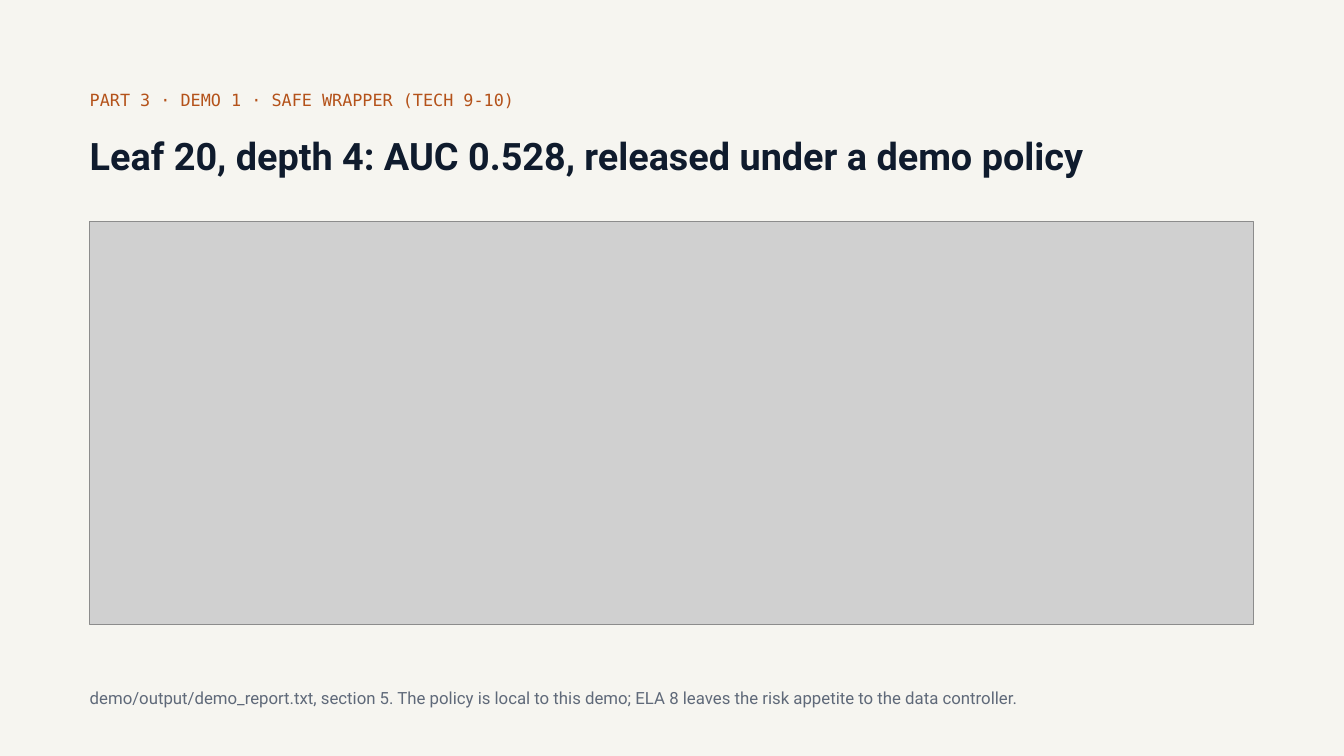
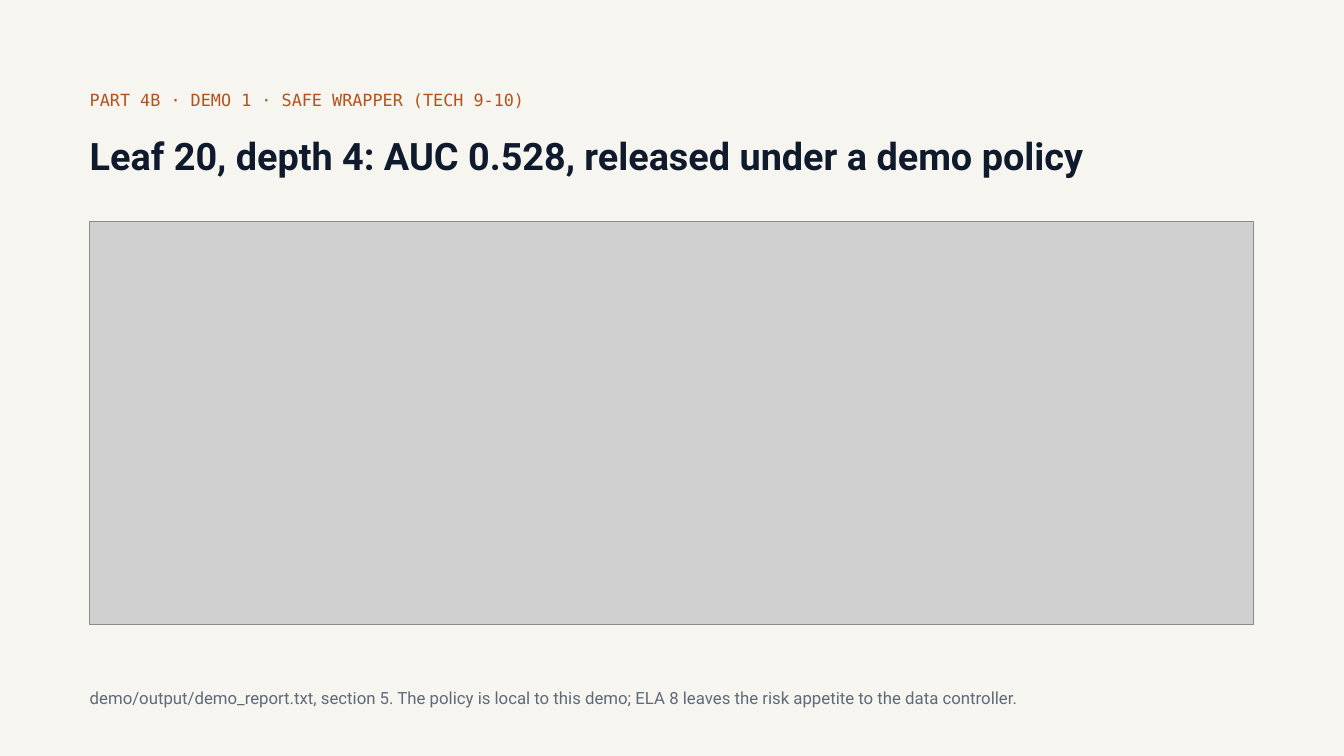
Before and after one commit to olonok69/graimatter_ML, a slide deck: slide 40 of docs/Adversarial_ML.pptx (slide 28 before the commit). Drawn at 1344x756 pixels with LibreOffice and Linux fonts; fonts in the diff are those of the drawing; grey boxes stand for pictures. Boxes give left, top, right and bottom in pixels: in the first picture for what was removed or moved away, otherwise in the second. Text is boxed around its words. In the diff, an @@ line names an element or a change of style, - is before the commit and + after.

Commit message:
Reorganise deck and guides for the video series
The deck grows to 53 slides with new slides for the NIST classes (part 4a
and 4b). The technical guide and presenter guide follow the four parts of
the series; Appendix B moves into Part 4 (sections 12-22) and a new
Appendix A maps guide, slides, videos and demos. Section references in the
README and the demo guides follow the new numbering.

```diff
--- a/docs/Adversarial_ML.pptx
+++ b/docs/Adversarial_ML.pptx
@@ text at bbox=[90, 93, 525, 109]: text changed @@
-PART 3 · DEMO 1 · SAFE WRAPPER (TECH 9-10)
+PART 4B · DEMO 1 · SAFE WRAPPER (TECH 9-10)
```
Also in this commit, not shown: 15 other slides changed, 12 slides added, 8 other files.
